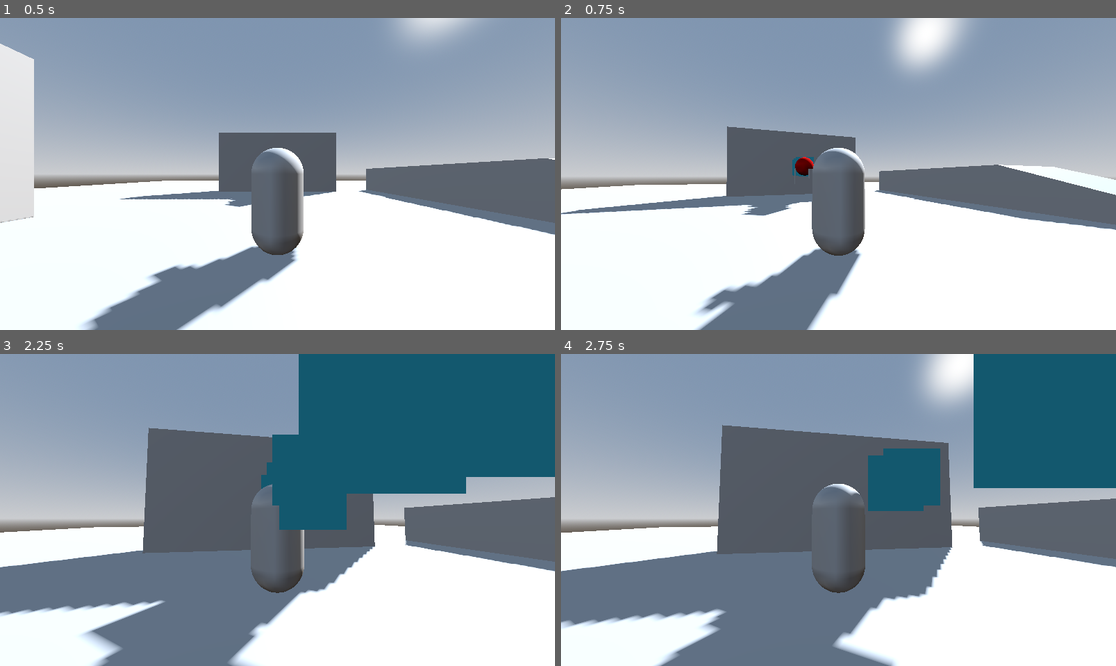
Above: before the commit, frames 1-4 (two rows, left to right).
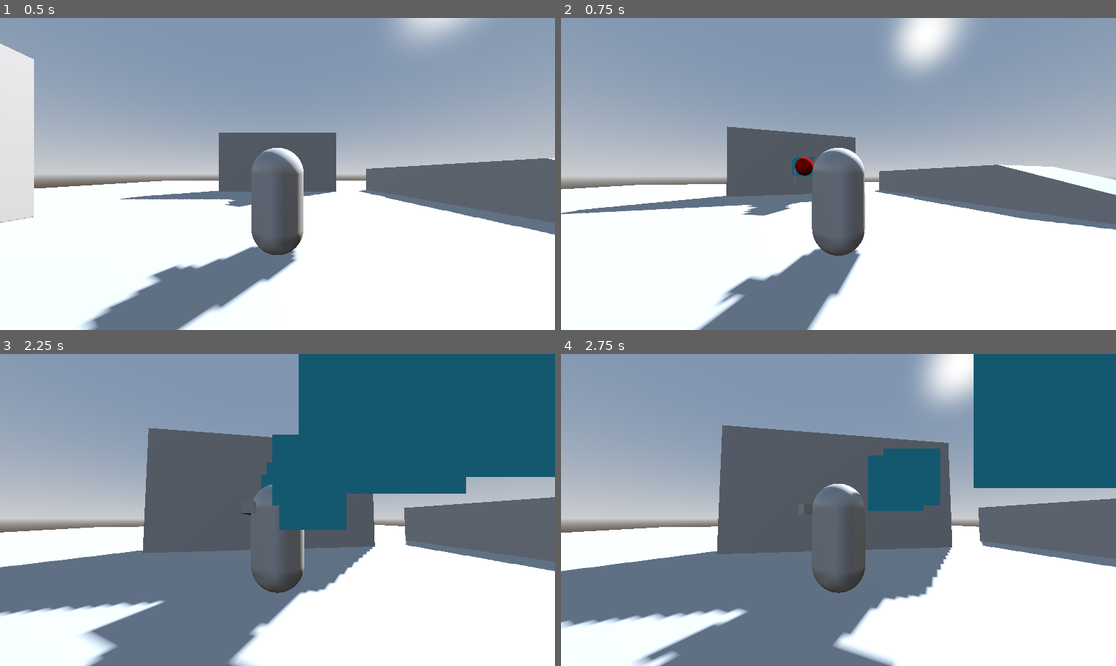
Above: after the commit, the same moments.

Repository: billystein25/ACM-Godot-SIG
Game: Godot game, scene res://scenes/levels/test_levels/test_level_3d.tscn
Same seed, same stepped clock (60 frames per second), same inputs: the game is played once before the commit and once after it. This scene is started directly instead of the project's main scene.
Inputs (mouse positions are in pixels of both pictures, inside the frame that each line leads up to):
- Up to frame 1 (0.5 s): no input
- Up to frame 2 (0.75 s): tap Enter at 0.5 s; move the mouse to (866, 174) at 0.52 s; hold W (Player3DMoveForward) from 0.53 s (still down); click (866, 174) at 0.6 s
- Up to frame 3 (2.25 s): keep holding W (Player3DMoveForward); tap Space (Player3DJump) at 0.77, 1.52 s; move the mouse to (249, 510) at 1.27 s; click (249, 510) at 1.35 s; move the mouse to (288, 503) at 2.02 s; click (288, 503) at 2.1 s
- Up to frame 4 (2.75 s): keep holding W (Player3DMoveForward)

Frame 1 is identical in both runs. In frame 2, 0.5% of the frame differs, in the area x 24-55%, y 44-96%; in frame 3, 0.2%; in frame 4, 0.7%, in the area x 13-34%, y 81-100%.

Commit message:
Added skin rotation while the player is moving

Diff:
--- a/scenes/entities/player_3d/player_3d.gd
+++ b/scenes/entities/player_3d/player_3d.gd
@@ -18,6 +18,9 @@
 @export var downward_gravity: float = -9.8
 @export_group("Attack")
 @export_flags_3d_physics var raycast_collision_mask: int = 1
+@export_group("Visuals")
+@export var skin_rotation_rate: float = 1.0
+
 @export_group("Node References")
 ## The root skin of the player. The model should face in the negative Z axis.
 @export var skin: Node3D
@@ -25,6 +28,8 @@
 @export var camera_controller: CameraController3D
 ## The main camera that is attached to the player.
 @onready var camera: Camera3D = camera_controller.camera
+## A 2D representation of [member CharacterBody3D.velocity].
+var velocity_2d: Vector2
 
 
 func _ready() -> void:
@@ -32,7 +37,12 @@
 	print(self)
 
 
+func _process(delta: float) -> void:
+	_handle_animations(delta)
+
+
 func _physics_process(delta: float) -> void:
+	velocity_2d = Vector2(velocity.x, velocity.z)
 	_handle_movement(delta)
 	_handle_attack()
 
@@ -108,4 +118,17 @@
 	return result
 
 
+# Handles the logic for animating the skin.
+func _handle_animations(delta: float) -> void:
+	if velocity_2d.length() > 0.0:
+		# if a line of code is getting too long you can use \ to split it in the
+		# line below. This is the same as writing:
+		# skin.rotation.y = Vector2.from_angle(skin.rotation.y).move_toward(Vector2(velocity_2d.x, -velocity_2d.y).rotated(-PI/2), skin_rotation_rate * delta).angle()
+		# in one line.
+		skin.rotation.y = Vector2.from_angle(skin.rotation.y) \
+			.move_toward(Vector2(velocity_2d.x, -velocity_2d.y) \
+			.rotated(-PI/2), skin_rotation_rate * delta) \
+			.angle()
+
+
 # *************************************************
--- a/scenes/entities/player_3d/player_3d.tscn
+++ b/scenes/entities/player_3d/player_3d.tscn
@@ -25,6 +25,7 @@
 upward_gravity = -15.0
 downward_gravity = -26.0
 raycast_collision_mask = 68
+skin_rotation_rate = 7.0
 skin = NodePath("Skin")
 camera_controller = NodePath("CameraController")
 
